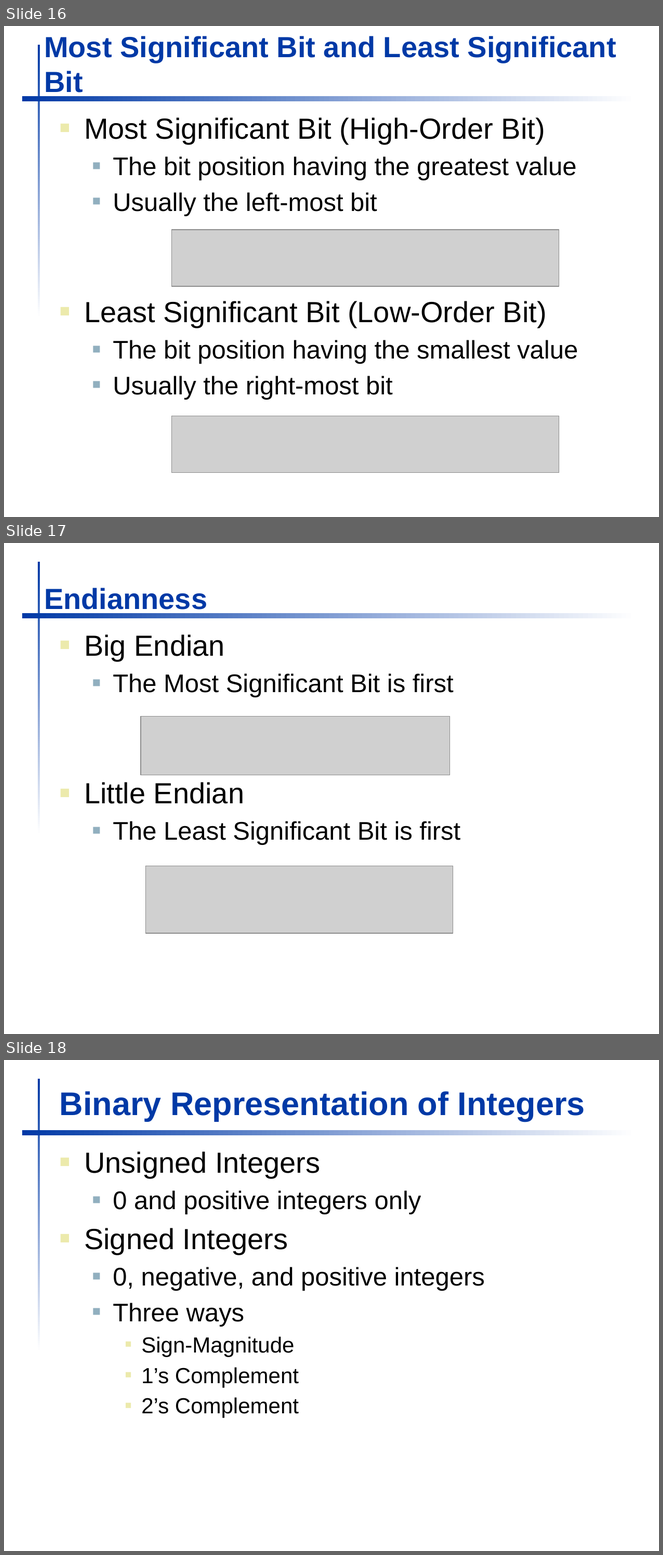
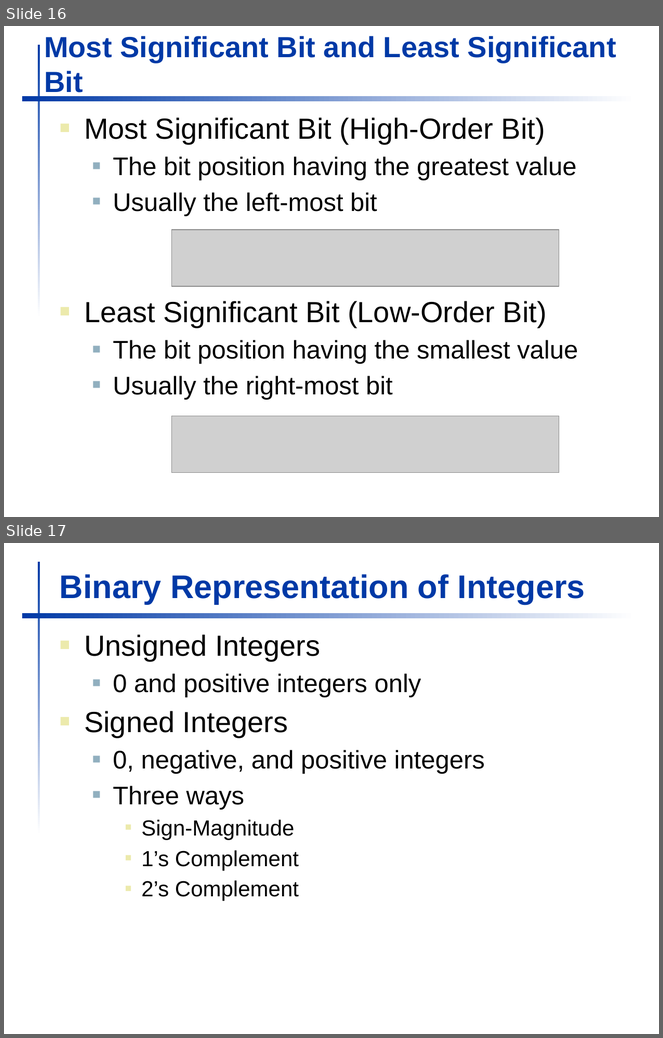
Before and after one commit to robertutterback/robertutterback.github.io, a slide deck: _courses/comp230/f18/L06.pptx. Shown one above the other, each under a label of ours: slides 16, 17 and 18 before the commit, slides 16 and 17 after it. The pictures are 663x1555 and 663x1038 pixels, drawn with LibreOffice and Linux fonts; fonts in the diff are those of the drawing; grey boxes stand for pictures; background and template pictures are left out. Boxes give left, top, right and bottom in pixels: in the first picture for what was removed or moved away, otherwise in the second. Text is boxed around its words. In the diff, an @@ line names an element or a change of style, - is before the commit and + after.

```diff
--- a/_courses/comp230/f18/L06.pptx
+++ b/_courses/comp230/f18/L06.pptx
@@ slide 17 removed at bbox=[4, 543, 659, 1034], background #FFFFFF; not listed: 2 template elements that a slide beside it also shows @@
@@ title removed at bbox=[44, 588, 207, 615] @@
-Endianness
@@ text removed at bbox=[84, 635, 461, 845] @@
-■ Big Endian
-  ■ The Most Significant Bit is first
-■ Little Endian
-  ■ The Least Significant Bit is first
@@ picture removed at bbox=[141, 717, 450, 775] @@
@@ picture removed at bbox=[145, 866, 453, 934] @@
@@ what was slide 18 is now slide 17 @@
```
Also in this commit, not shown: 2 other files.
